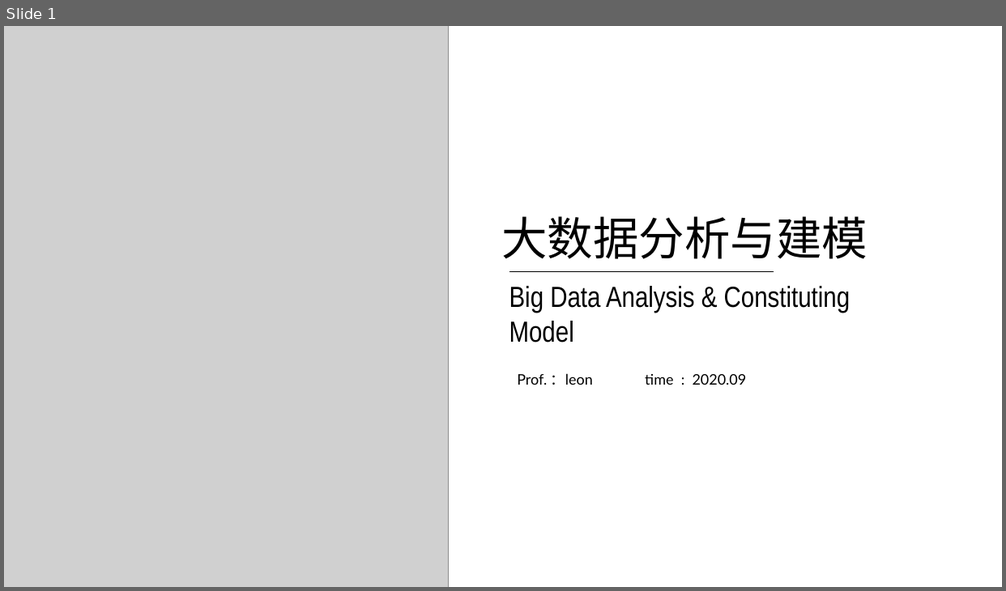
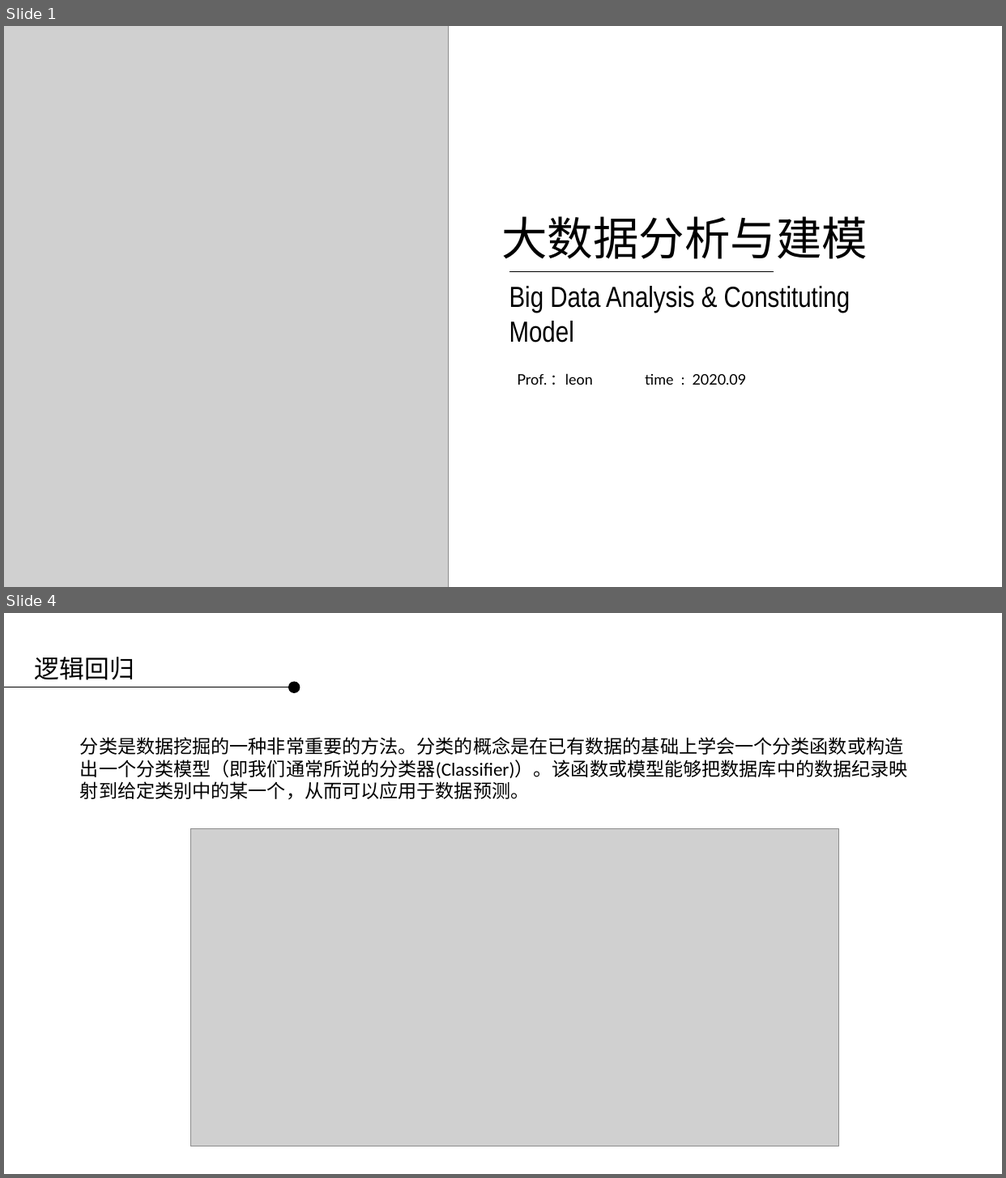
Before and after one commit to applepip/Big_Data, a slide deck: 产品大数据分析与建模/大数据分析与建模 第二讲.pptx. Shown one above the other, each under a label of ours: slide 1 before the commit, slides 1 and 4 after it; the slides between them are not shown. The pictures are 1006x591 and 1006x1178 pixels, drawn with LibreOffice and Linux fonts; fonts in the diff are those of the drawing; grey boxes stand for pictures; background and template pictures are left out. Boxes give left, top, right and bottom in pixels: in the first picture for what was removed or moved away, otherwise in the second. Text is boxed around its words. In the diff, an @@ line names an element or a change of style, - is before the commit and + after.

Commit message:
大数据第二讲建模与python代码实践

```diff
--- a/产品大数据分析与建模/大数据分析与建模 第二讲.pptx
+++ b/产品大数据分析与建模/大数据分析与建模 第二讲.pptx
@@ slide 4 added at (4, 613, 1002, 1174), background picture (left out) @@
@@ text added at (35, 657, 134, 680), 24 pt, text #000000 @@
+逻辑回归
@@ ellipse added at (288, 682, 300, 694), fill #000000 @@
@@ line added from (4, 687) to (288, 687), #000000 0.75 pt @@
@@ text added at (80, 737, 908, 800), 18 pt, text #000000 @@
+分类是数据挖掘的一种非常重要的方法。分类的概念是在已有数据的基础上学会一个分类函数或构造出一个分类模型（即我们通常所说的分类器(Classifier)）。该函数或模型能够把数据库中的数据纪录映射到给定类别中的某一个，从而可以应用于数据预测。
@@ picture added at (190, 828, 839, 1147) @@
```
Also in this commit, not shown: 1 slide changed, 25 other slides added, 25 slides removed, 2 other files.
